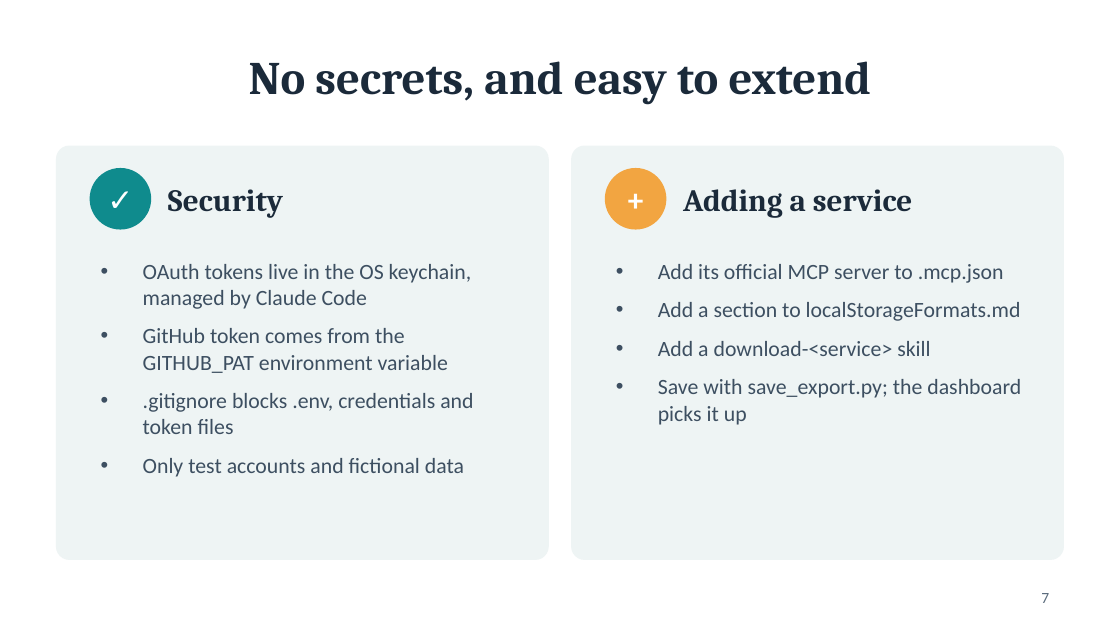
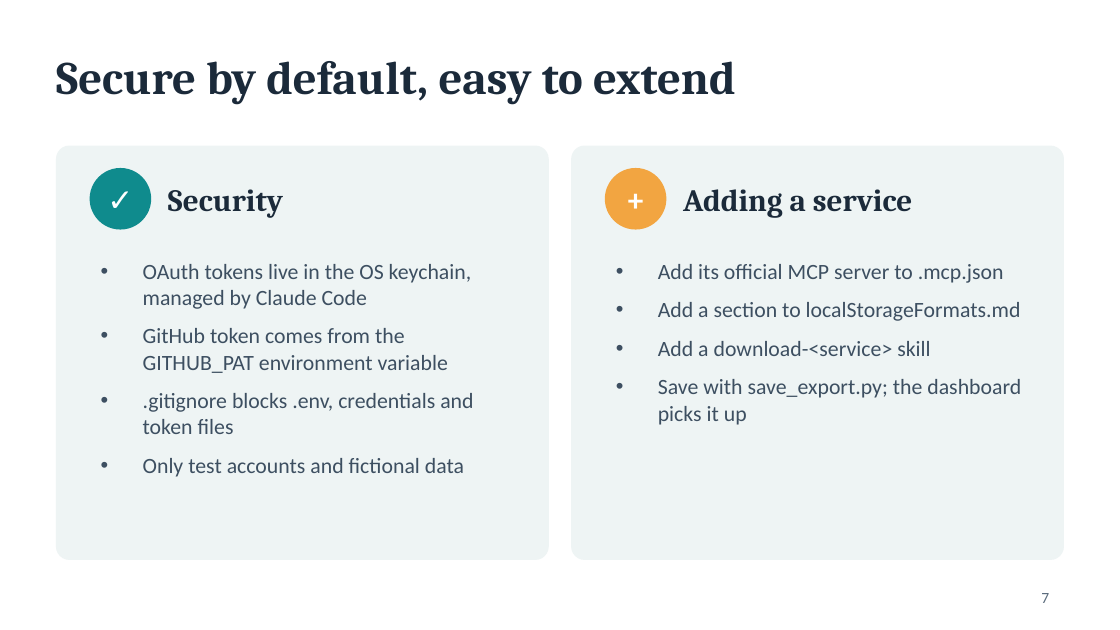
Before and after one commit to nyohayon-jpg/hw-services-dashboard, a slide deck: slide 7 of presentation/services-dashboard.pptx. Drawn at 1120x630 pixels with LibreOffice and Linux fonts; fonts in the diff are those of the drawing. Boxes give left, top, right and bottom in pixels: in the first picture for what was removed or moved away, otherwise in the second. Text is boxed around its words. In the diff, an @@ line names an element or a change of style, - is before the commit and + after.

```diff
--- a/presentation/services-dashboard.pptx
+++ b/presentation/services-dashboard.pptx
@@ title at (x1=56, y1=61, x2=736, y2=104): text changed @@
-No secrets, and easy to extend
+Secure by default, easy to extend
```
Also in this commit, not shown: 6 other slides changed, 1 slide added, 1 slide removed.
